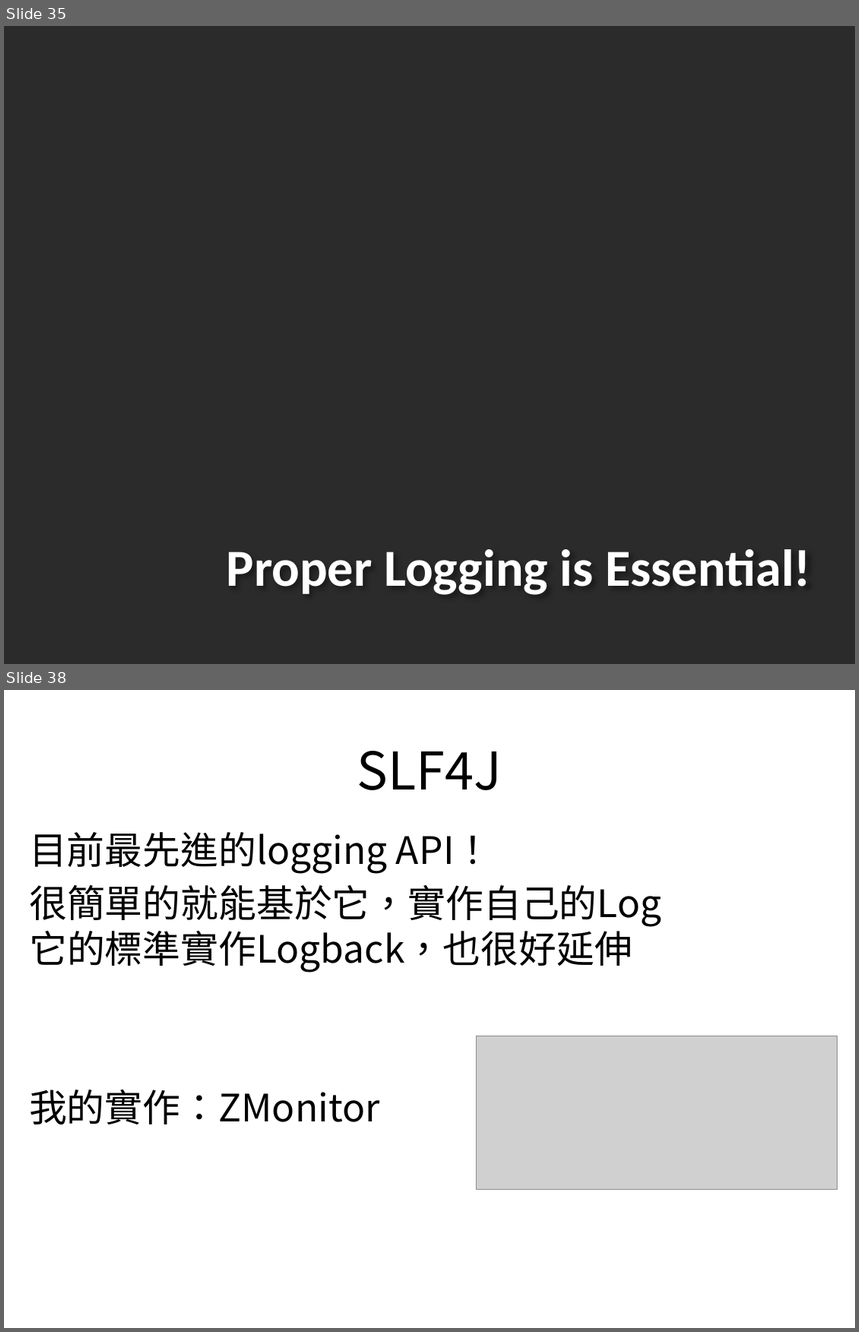
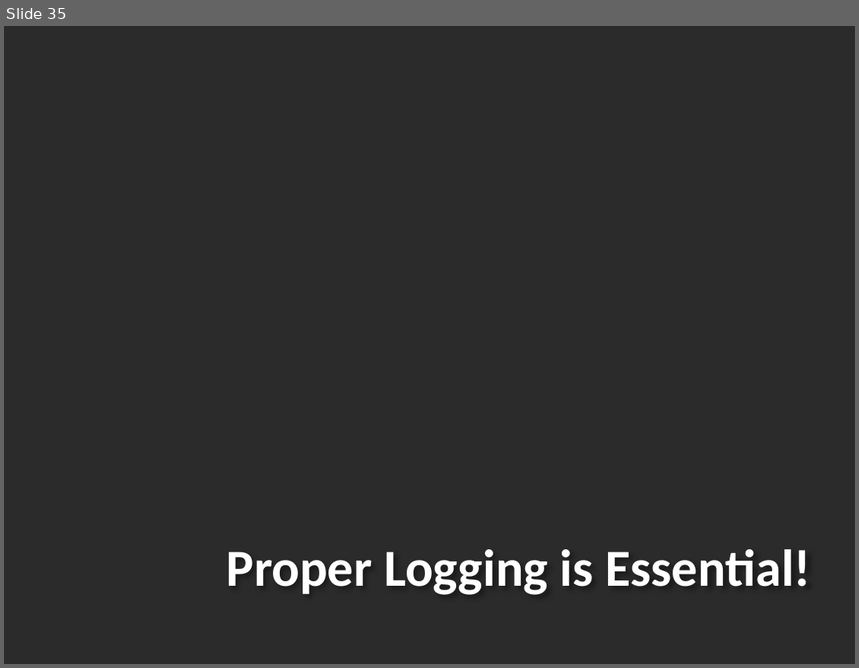
Before and after one commit to zanyking/java_two, a slide deck: 2013/Active Application Monitoring.pptx. Shown one above the other, each under a label of ours: slides 35 and 38 before the commit, slide 35 after it; the slides between them are not shown. The pictures are 859x1332 and 859x668 pixels, drawn with LibreOffice and Linux fonts; fonts in the diff are those of the drawing; grey boxes stand for pictures; background and template pictures are left out; a plain dark background stands for a picture behind light text. Boxes give left, top, right and bottom in pixels: in the first picture for what was removed or moved away, otherwise in the second. Text is boxed around its words. In the diff, an @@ line names an element or a change of style, - is before the commit and + after.

```diff
--- a/2013/Active Application Monitoring.pptx
+++ b/2013/Active Application Monitoring.pptx
@@ slide 38 removed at (4,690,855,1328), background picture (left out) @@
@@ title removed at (357,751,502,790) @@
-SLF4J
@@ text removed at (29,832,661,1125) @@
-目前最先進的logging API！
-很簡單的就能基於它，實作自己的Log
-它的標準實作Logback，也很好延伸
-我的實作：ZMonitor
@@ picture removed at (477,1036,837,1189) @@
```
Also in this commit, not shown: 5 slides changed, 9 slides added, 1 other slide removed, 31 other files.
